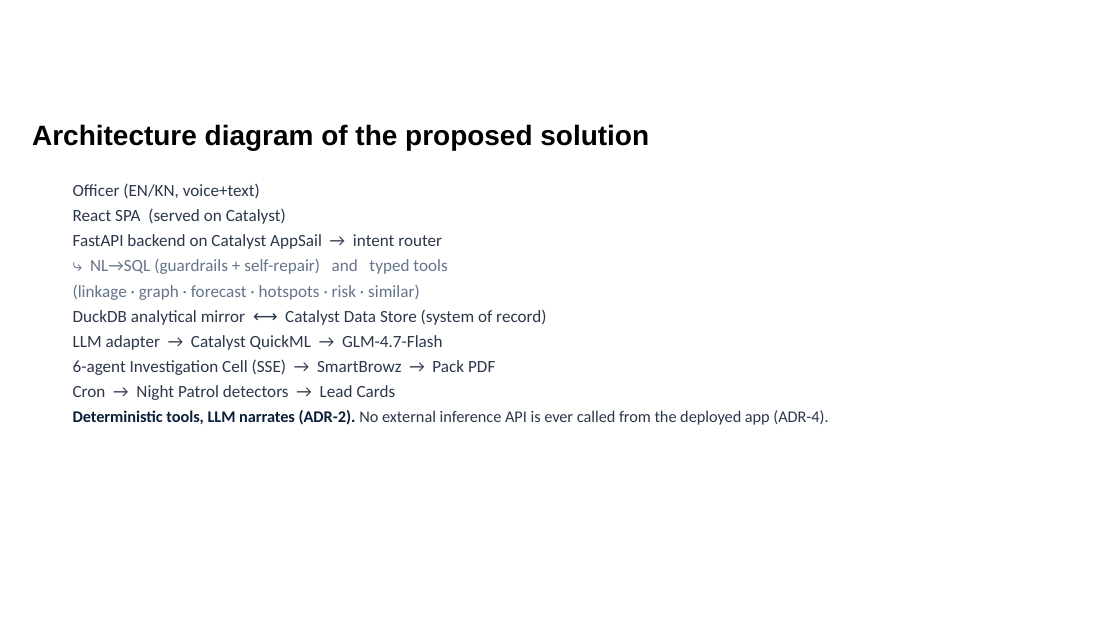
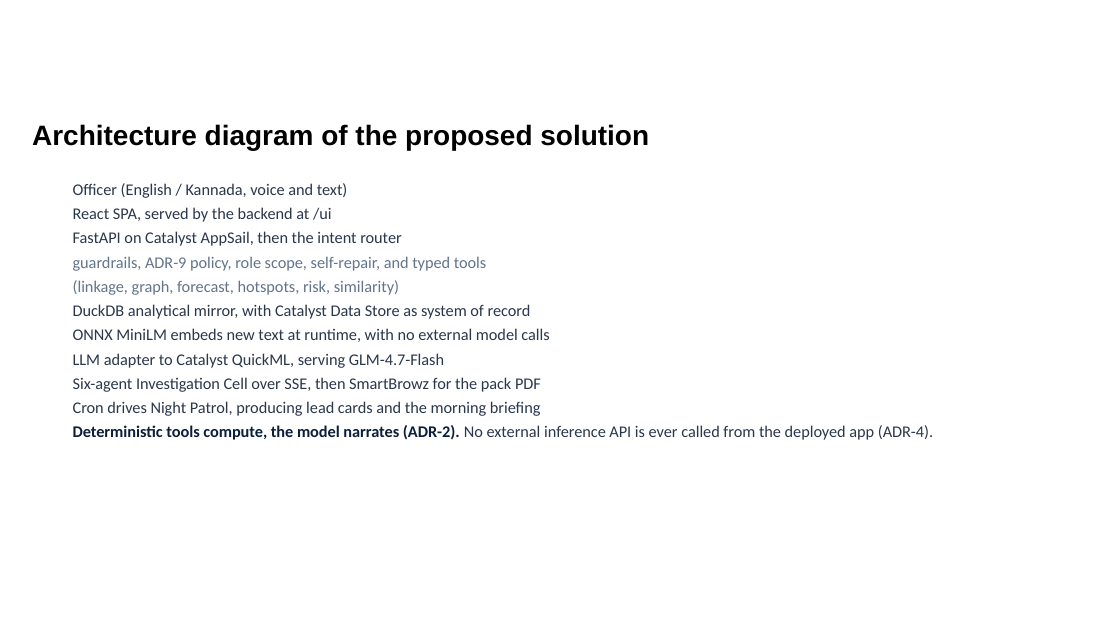
Before and after one commit to arungeekay/anveshak, a slide deck: slide 7 of ANVESHAK_KSP_Datathon_2026_Submission.pptx. Drawn at 1120x630 pixels with LibreOffice and Linux fonts; fonts in the diff are those of the drawing; background and template pictures are left out. Boxes give left, top, right and bottom in pixels: in the first picture for what was removed or moved away, otherwise in the second. Text is boxed around its words. In the diff, an @@ line names an element or a change of style, - is before the commit and + after.

Commit message:
video+deck: refresh both for the Stage-2 feature set
Video (2:38, within the 3-minute limit): re-recorded against the live app covering
all nine views. New beats: the patrol plan, the Trust Center red-team console
refusing injection and caste profiling, the audit chain verifying, a new FIR filed
in plain words joining SH-07 as case 16, the series replay crossing three
districts, the counterfactual, Person 360 and role-scoped answers.

Deck: rewritten for what the app now does, with six fresh screenshots including
the live intake and the red-team console. Benchmarks slide adds the counterfactual,
the ten-second investigation and the guardrail record. Catalyst slide separates
what is live from what is integrated with an honest status.

Also corrected a caption that hardcoded fifteen offences; the intake earlier in the
demo grows the series to sixteen.

```diff
--- a/ANVESHAK_KSP_Datathon_2026_Submission.pptx
+++ b/ANVESHAK_KSP_Datathon_2026_Submission.pptx
@@ text at (73,183,933,440): text changed; size 11 to 10.5 pt @@
-Officer (EN/KN, voice+text)
-React SPA (served on Catalyst)
-FastAPI backend on Catalyst AppSail → intent router
-⤷ NL→SQL (guardrails + self-repair) and typed tools
-(linkage · graph · forecast · hotspots · risk · similar)
-DuckDB analytical mirror ⟷ Catalyst Data Store (system of record)
-LLM adapter → Catalyst QuickML → GLM-4.7-Flash
-6-agent Investigation Cell (SSE) → SmartBrowz → Pack PDF
-Cron → Night Patrol detectors → Lead Cards
-Deterministic tools, LLM narrates (ADR-2). No external inference API is ever called from the deployed app (ADR-4).
+Officer (English / Kannada, voice and text)
+React SPA, served by the backend at /ui
+FastAPI on Catalyst AppSail, then the intent router
+guardrails, ADR-9 policy, role scope, self-repair, and typed tools
+(linkage, graph, forecast, hotspots, risk, similarity)
+DuckDB analytical mirror, with Catalyst Data Store as system of record
+ONNX MiniLM embeds new text at runtime, with no external model calls
+LLM adapter to Catalyst QuickML, serving GLM-4.7-Flash
+Six-agent Investigation Cell over SSE, then SmartBrowz for the pack PDF
+Cron drives Night Patrol, producing lead cards and the morning briefing
+Deterministic tools compute, the model narrates (ADR-2). No external inference API is ever called from the deployed app (ADR-4).
```
Also in this commit, not shown: 13 other slides changed, 11 other files.
